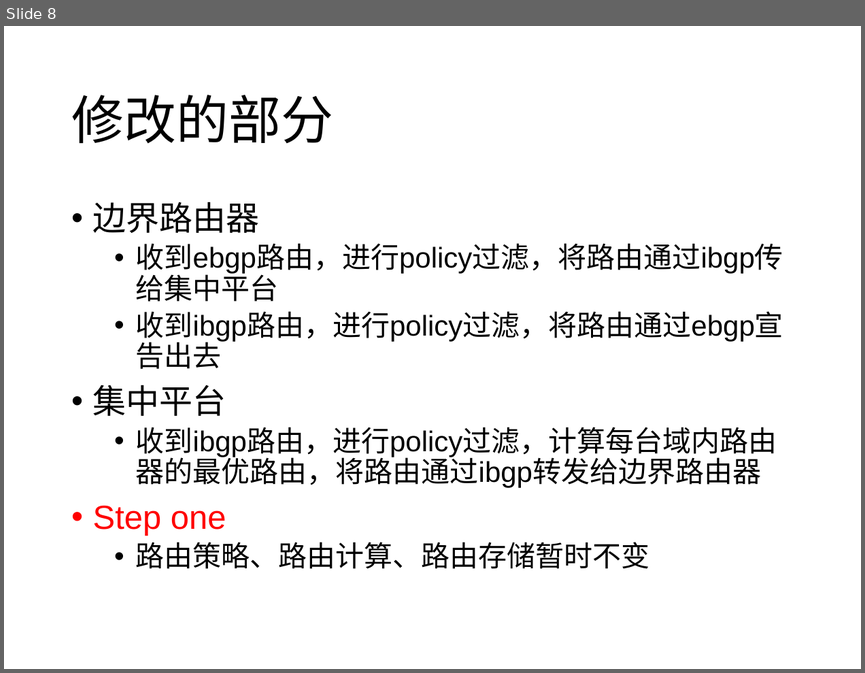
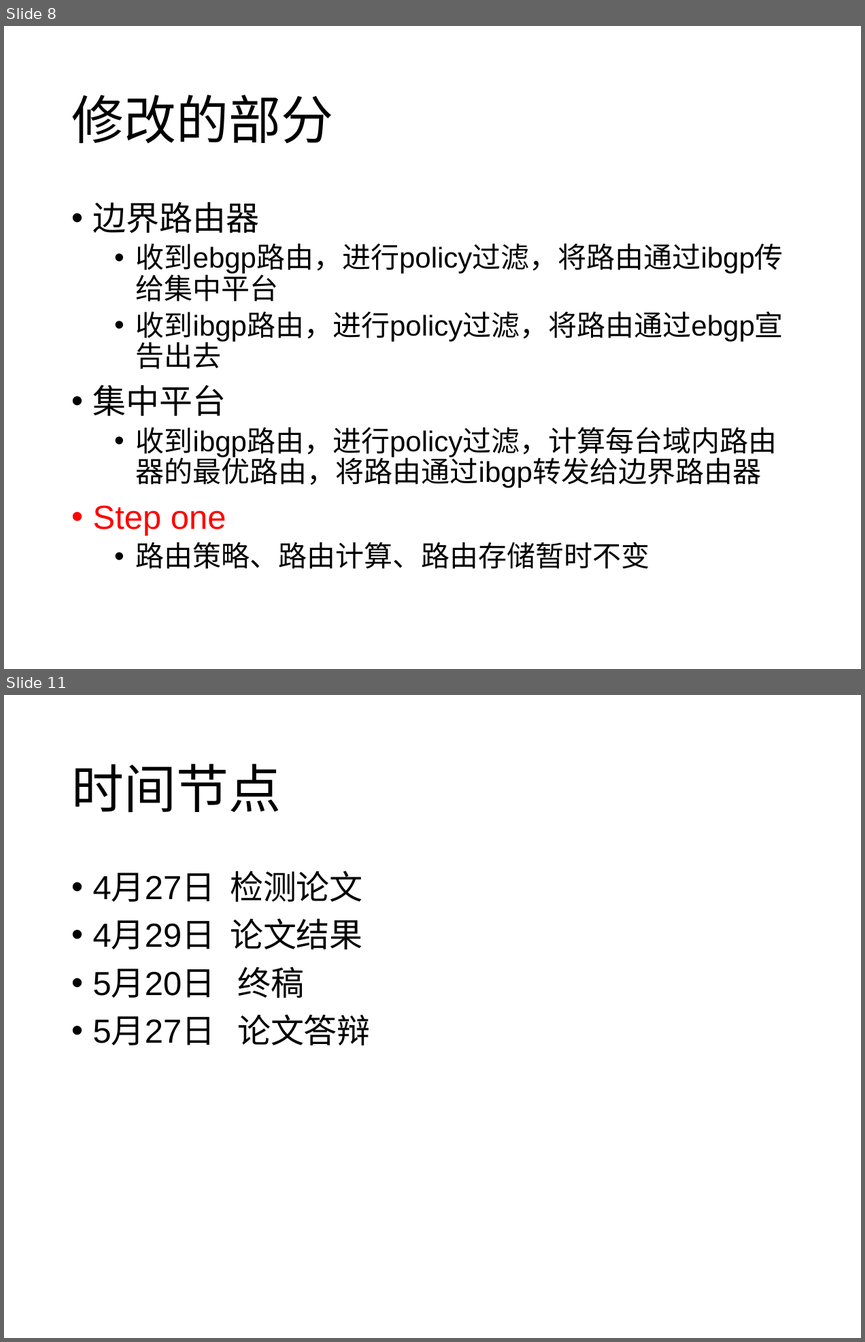
Before and after one commit to wangqing93/ibgp_exp, a slide deck: doc/毕设阶段讨论5.pptx. Shown one above the other, each under a label of ours: slide 8 before the commit, slides 8 and 11 after it; the slides between them are not shown. The pictures are 865x673 and 865x1342 pixels, drawn with LibreOffice and Linux fonts; fonts in the diff are those of the drawing. Boxes give left, top, right and bottom in pixels: in the first picture for what was removed or moved away, otherwise in the second. Text is boxed around its words. In the diff, an @@ line names an element or a change of style, - is before the commit and + after.

```diff
--- a/doc/毕设阶段讨论5.pptx
+++ b/doc/毕设阶段讨论5.pptx
@@ slide 11 added at box(4, 695, 861, 1338), background #FFFFFF @@
@@ title added at box(71, 764, 281, 812), 44 pt, text #000000 @@
+时间节点
@@ text added at box(93, 870, 371, 1045), 28 pt, text #000000 @@
+• 4月27日 检测论文
+• 4月29日 论文结果
+• 5月20日 终稿
+• 5月27日 论文答辩
```
Also in this commit, not shown: 2 slides changed, 2 other slides added, 2 other files.
